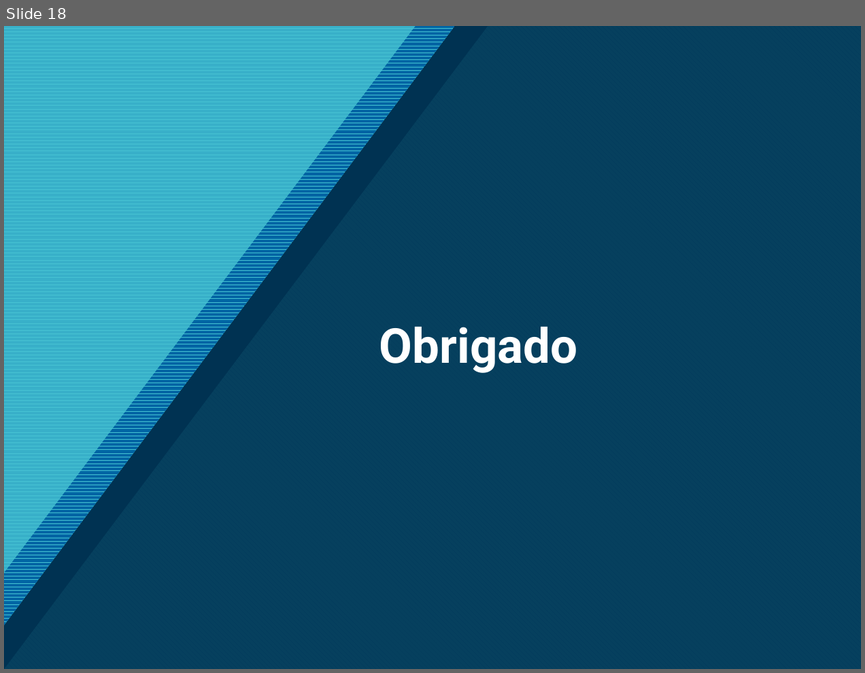
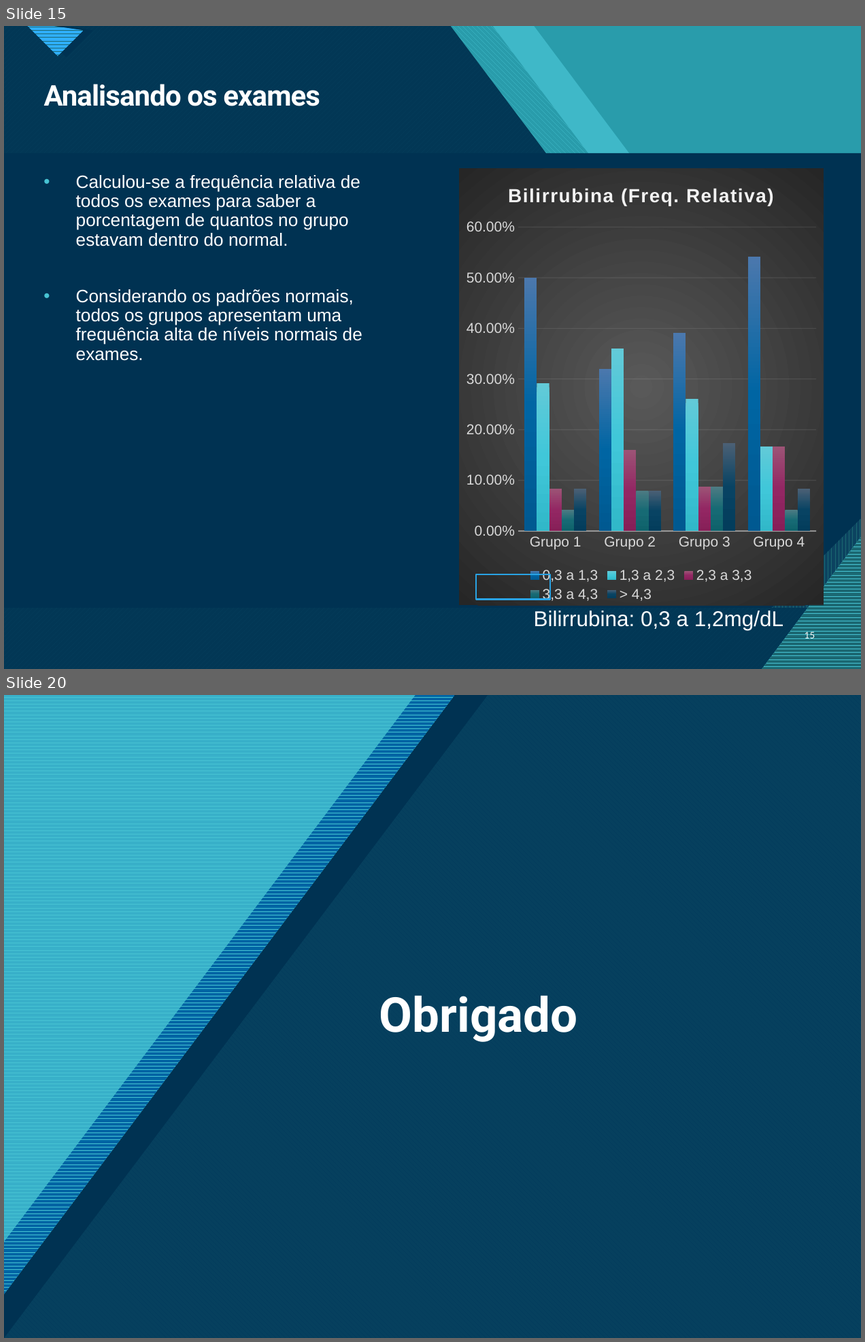
Before and after one commit to adrialmaia/AnaliseExploratoriaDados, a slide deck: ApresentaçãoAED_ AC5e6.pptx. Shown one above the other, each under a label of ours: slide 18 before the commit, slides 15 and 20 after it; the slides between them are not shown. The pictures are 865x673 and 865x1342 pixels, drawn with LibreOffice and Linux fonts; fonts in the diff are those of the drawing. Boxes give left, top, right and bottom in pixels: in the first picture for what was removed or moved away, otherwise in the second. Text is boxed around its words. In the diff, an @@ line names an element or a change of style, - is before the commit and + after.

```diff
--- a/ApresentaçãoAED_ AC5e6.pptx
+++ b/ApresentaçãoAED_ AC5e6.pptx
@@ slide 15 added at box(4, 26, 861, 669), background #47C3D3; not listed: 13 template elements that a slide beside it also shows @@
@@ rectangle added at box(4, 26, 861, 669), fill #299CAB @@
@@ rectangle added at box(4, 26, 861, 669), fill #299CAB @@
@@ freeform shape added at box(4, 26, 861, 669), fill #47C3D3 at 74% opacity @@
@@ freeform shape added at box(5, 26, 861, 669), fill pattern #47C3D3 on #1B6872 @@
@@ freeform shape added at box(5, 26, 861, 669), fill #003352 at 90% opacity @@
@@ title added at box(44, 84, 320, 106), 24 pt, text #FFFFFF, bold @@
+Analisando os exames
@@ column chart added at box(459, 168, 823, 605) @@
+title "Bilirrubina (Freq. Relativa) "
+categories: Grupo 1, Grupo 2, Grupo 3, Grupo 4
+0,3 a 1,3: 0.5, 0.32, 0.39, 0.54
+1,3 a 2,3: 0.29, 0.36, 0.26, 0.17
+2,3 a 3,3: 0.08, 0.16, 0.09, 0.17
+3,3 a 4,3: 0.04, 0.08, 0.09, 0.04
+> 4,3: 0.08, 0.08, 0.17, 0.08
@@ text added at box(76, 175, 362, 361), 15 pt, text #FFFFFF @@
+• Calculou-se a frequência relativa de todos os exames para saber a porcentagem de quantos no grupo estavam dentro do normal.
+• Considerando os padrões normais, todos os grupos apresentam uma frequência alta de níveis normais de exames.
@@ rectangle added at box(476, 574, 551, 599), outline #29A3E4 1.5 pt @@
@@ text added at box(534, 610, 783, 630), 18 pt, text #FFFFFF @@
+Bilirrubina: 0,3 a 1,2mg/dL
@@ page number added at box(804, 631, 815, 639), 7.5 pt, text #FFFFFF @@
+15
@@ what was slide 18 is now slide 20 @@
```
Also in this commit, not shown: 3 slides changed, 13 other slides added, 13 slides removed, 1 other file.
